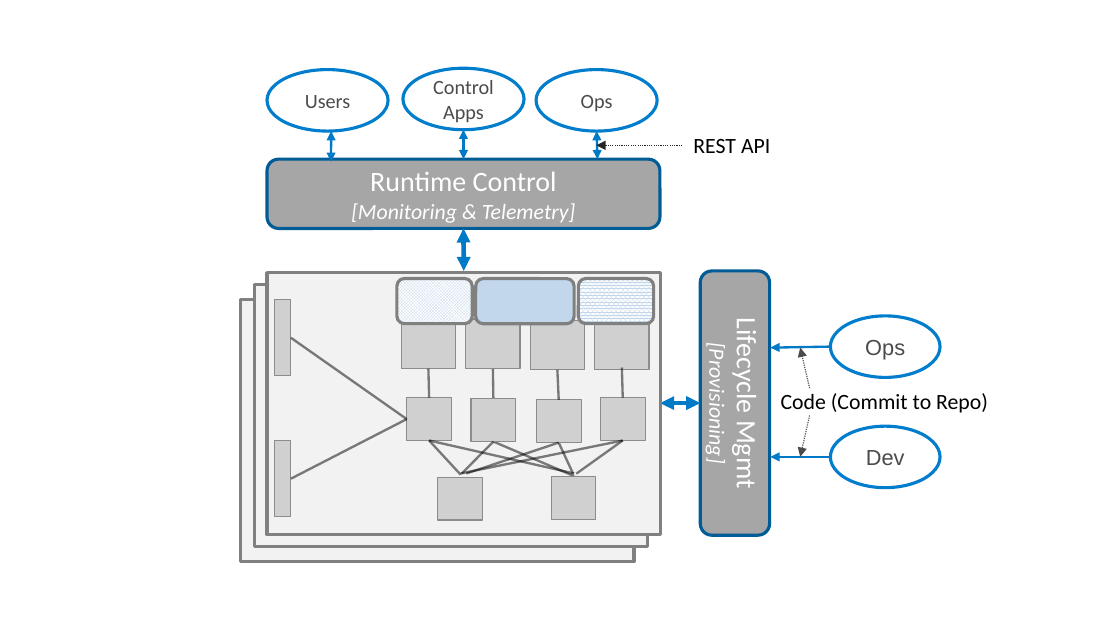
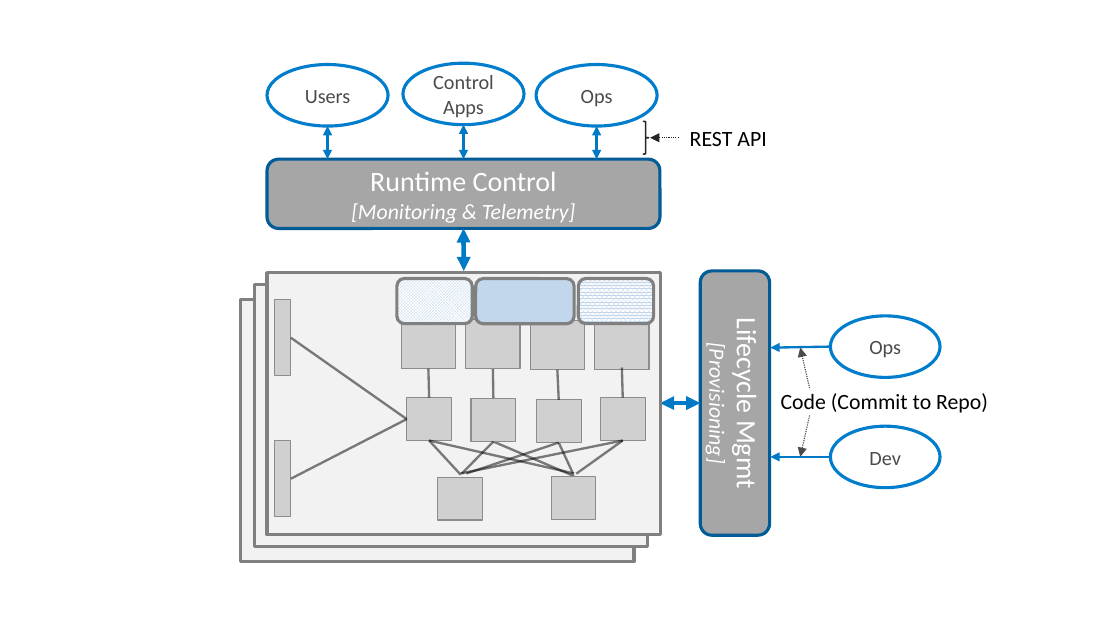
Before and after one commit to SystemsApproach/private5g, a slide deck: slide 11 of figures/ops/figures.pptx. Drawn at 1120x630 pixels with LibreOffice and Linux fonts; fonts in the diff are those of the drawing; grey boxes stand for pictures. Boxes give left, top, right and bottom in pixels: in the first picture for what was removed or moved away, otherwise in the second. Text is boxed around its words. In the diff, an @@ line names an element or a change of style, - is before the commit and + after.

```diff
--- a/figures/ops/figures.pptx
+++ b/figures/ops/figures.pptx
@@ 3 ellipses moved together from (x1=267, y1=68, x2=657, y2=131) to (x1=267, y1=63, x2=657, y2=127) @@
@@ text "REST API" moved from (x1=693, y1=139, x2=770, y2=153) to (x1=690, y1=132, x2=766, y2=146) @@
@@ double arrow moved from (332, 131) - (332, 162) to (327, 127) - (327, 159) @@
@@ double arrow moved from (464, 130) - (464, 159) to (464, 124) - (464, 159) @@
@@ double arrow moved from (597, 131) - (597, 159) to (597, 127) - (597, 159) @@
@@ right brace added at (x1=643, y1=121, x2=648, y2=153), outline #262626 1 pt @@
@@ arrow moved from (682, 146) - (596, 146) to (679, 138) - (650, 138) @@
@@ ellipse "Ops" at (x1=830, y1=316, x2=940, y2=377): size 14 to 13 pt, font Arial to Calibri @@
@@ ellipse "Dev" at (x1=830, y1=426, x2=940, y2=487): size 14 to 13 pt, font Arial to Calibri @@
```
Also in this commit, not shown: 1 slide added, 2 other files.
